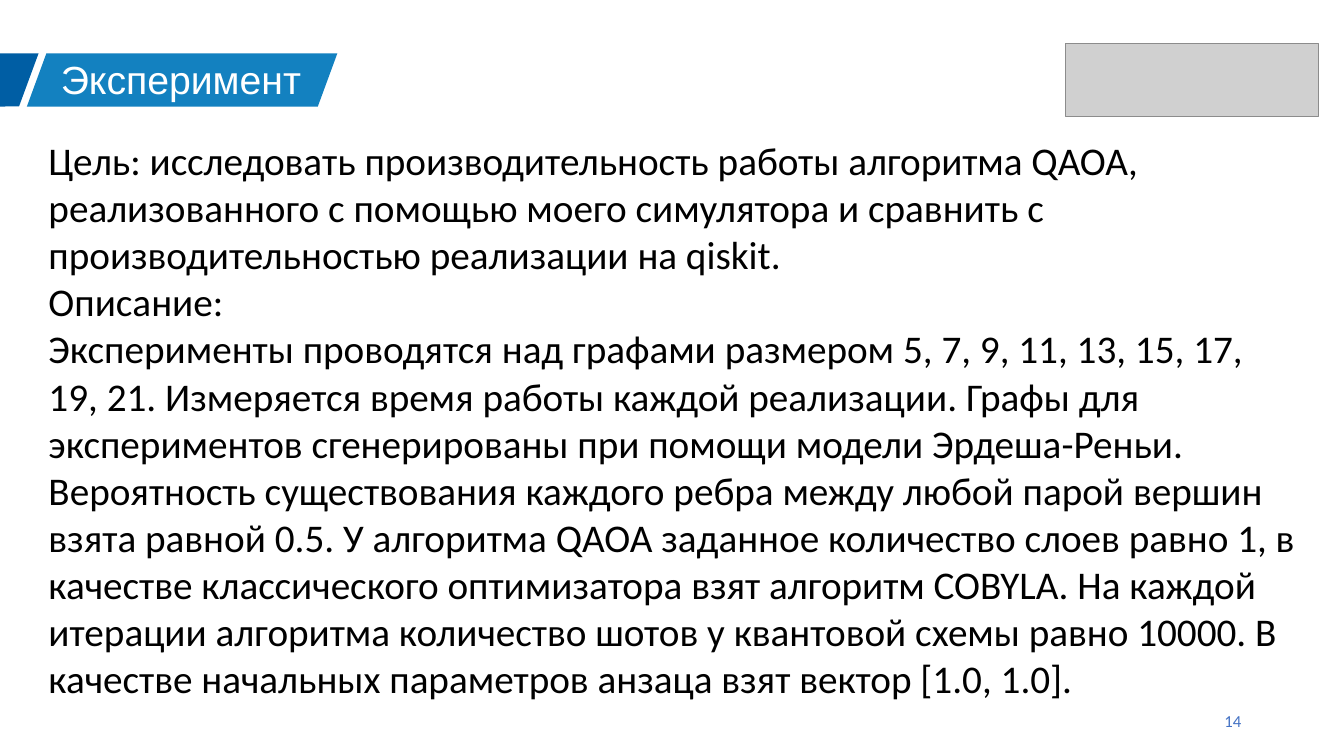
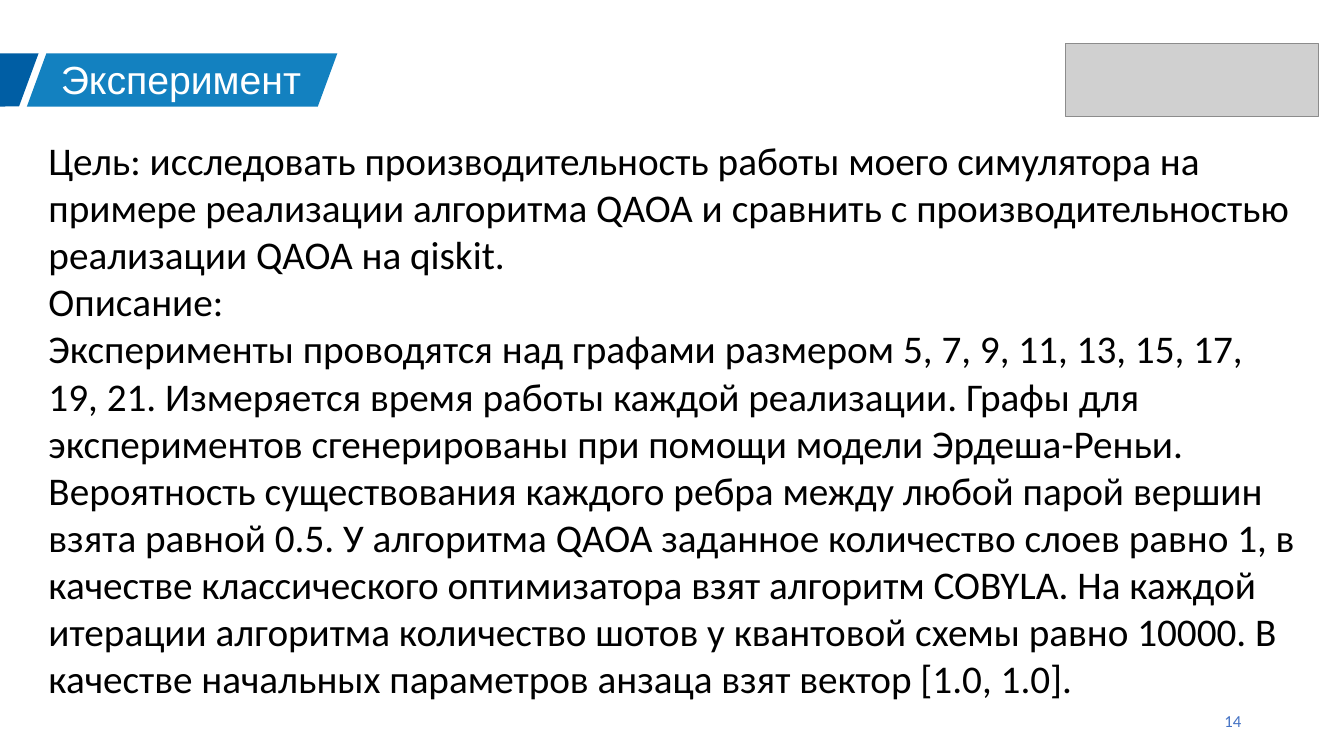
Before and after one commit to dochkavurdalaka/diplom, a slide deck: slide 14 of LapinDiplom.pptx. Drawn at 1344x756 pixels with LibreOffice and Linux fonts; fonts in the diff are those of the drawing; grey boxes stand for pictures. Boxes give left, top, right and bottom in pixels: in the first picture for what was removed or moved away, otherwise in the second. Text is boxed around its words. In the diff, an @@ line names an element or a change of style, - is before the commit and + after.

```diff
--- a/LapinDiplom.pptx
+++ b/LapinDiplom.pptx
@@ text at [48,148,1289,276]: text changed @@
-Цель: исследовать производительность работы алгоритма QAOA, реализованного с помощью моего симулятора и сравнить с производительностью реализации на qiskit.
+Цель: исследовать производительность работы моего симулятора на примере реализации алгоритма QAOA и сравнить с производительностью реализации QAOA на qiskit.
```
